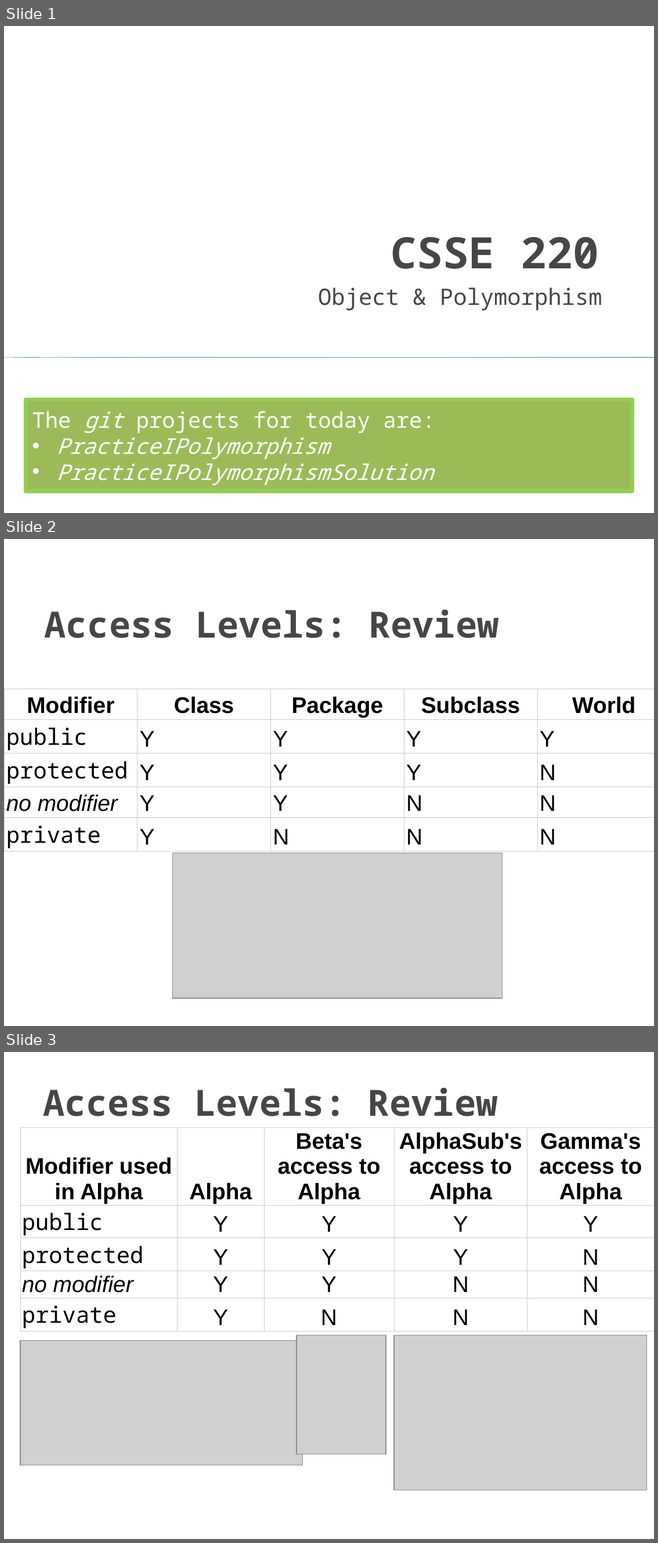
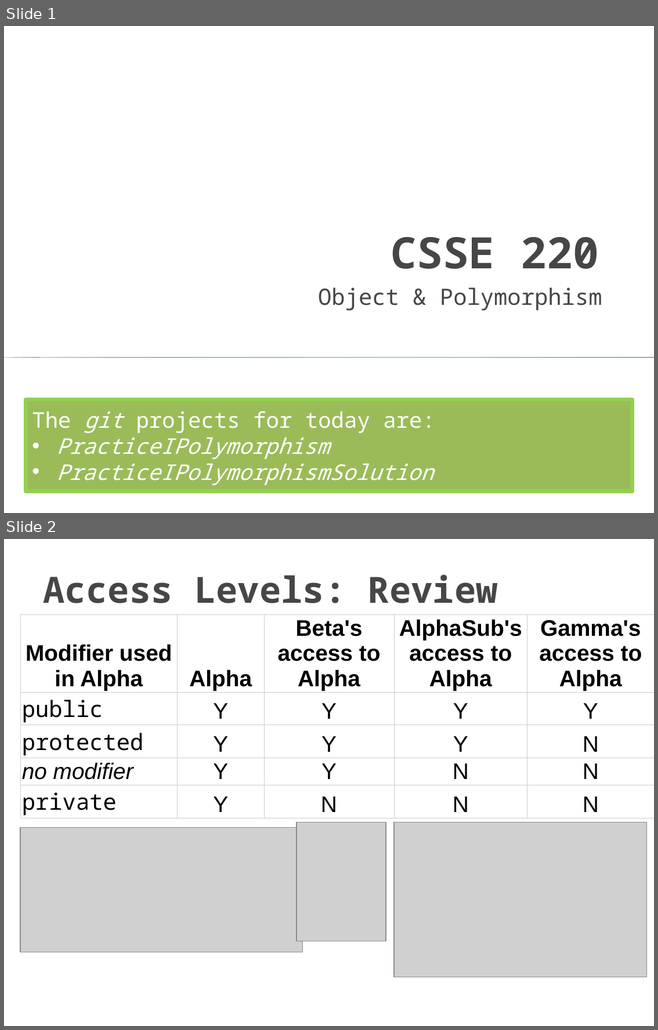
Before and after one commit to RHIT-CSSE/csse220, a slide deck: ClassMaterials/Polymorphism/Slides/Polymorphism.pptx. Shown one above the other, each under a label of ours: slides 1, 2 and 3 before the commit, slides 1 and 2 after it. The pictures are 658x1543 and 658x1030 pixels, drawn with LibreOffice and Linux fonts; fonts in the diff are those of the drawing; grey boxes stand for pictures. Boxes give left, top, right and bottom in pixels: in the first picture for what was removed or moved away, otherwise in the second. Text is boxed around its words. In the diff, an @@ line names an element or a change of style, - is before the commit and + after.

```diff
--- a/ClassMaterials/Polymorphism/Slides/Polymorphism.pptx
+++ b/ClassMaterials/Polymorphism/Slides/Polymorphism.pptx
@@ slide 2 removed at (4, 539, 654, 1026), background #FFFFFF @@
@@ title removed at (44, 609, 499, 638) @@
-Access Levels: Review
@@ table removed at (4, 689, 654, 851), 5 rows, 5 columns @@
-Modifier | Class | Package | Subclass | World
-public | Y | Y | Y | Y
-protected | Y | Y | Y | N
-no modifier | Y | Y | N | N
-private | Y | N | N | N
@@ picture removed at (172, 853, 502, 998) @@
@@ what was slide 3 is now slide 2 @@
```
Also in this commit, not shown: 5 slides changed, 2 slides added, 1 other slide removed.
